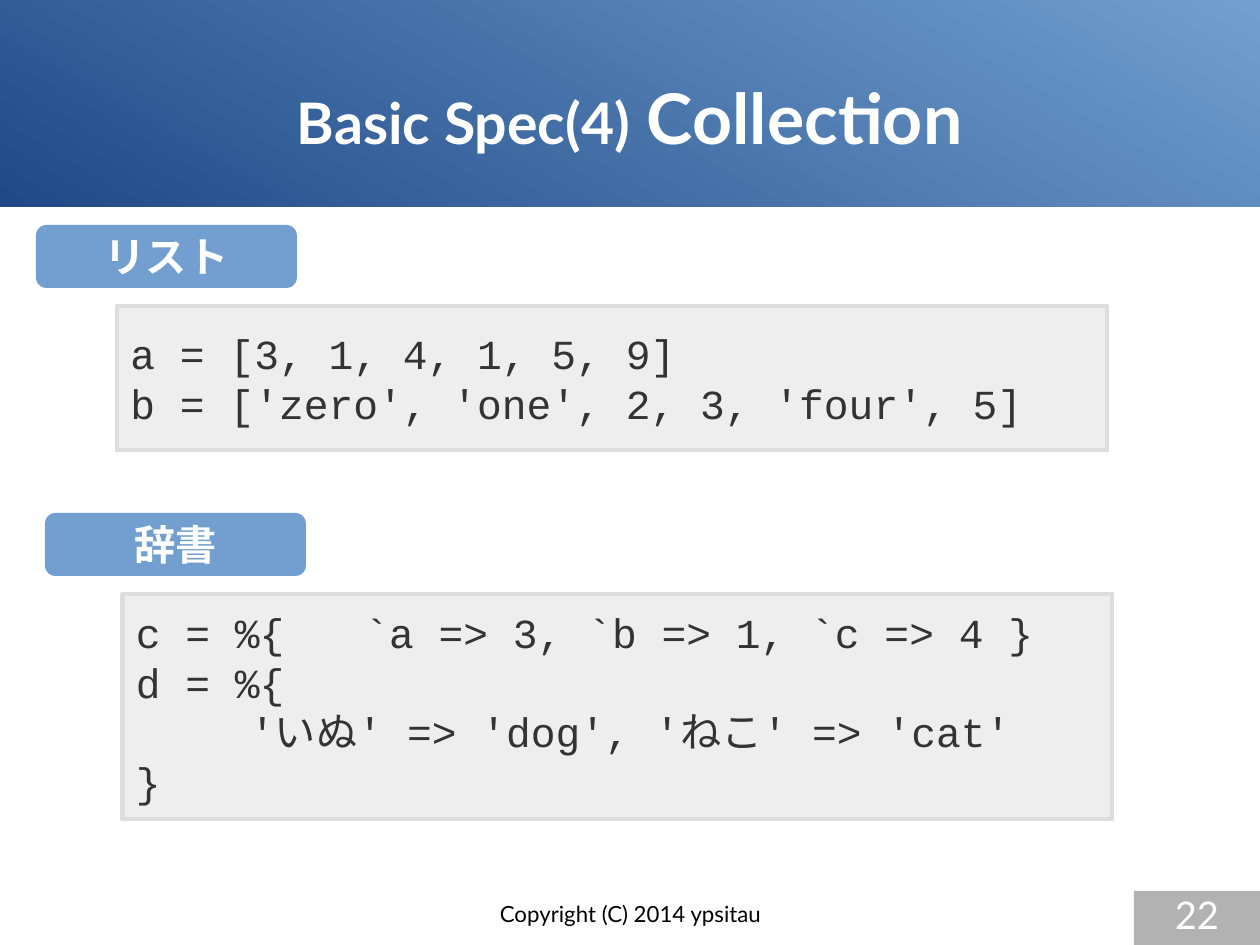
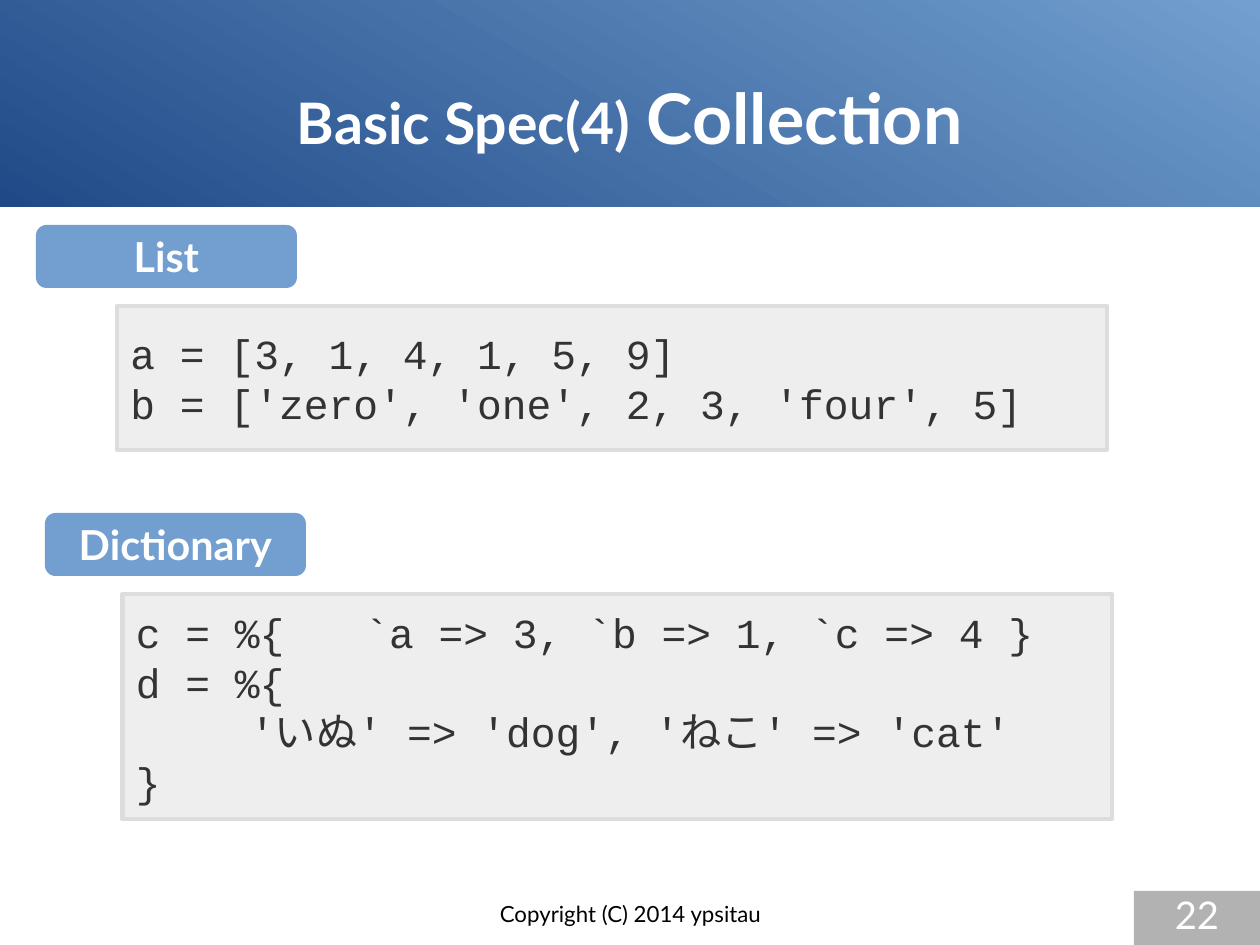
Before and after one commit to gura-lang/gura-doc, a slide deck: slide 22 of presentation/gura-introduction-e.odp. Drawn at 1260x945 pixels with LibreOffice and Linux fonts; fonts in the diff are those of the drawing. Boxes give left, top, right and bottom in pixels: in the first picture for what was removed or moved away, otherwise in the second. Text is boxed around its words. In the diff, an @@ line names an element or a change of style, - is before the commit and + after.

```diff
--- a/presentation/gura-introduction-e.odp
+++ b/presentation/gura-introduction-e.odp
@@ text in rounded rectangle at bbox=[134, 241, 199, 273]: text changed @@
-リスト
+List
@@ text in rounded rectangle at bbox=[79, 529, 272, 567]: text changed @@
-辞書
+Dictionary
```
Also in this commit, not shown: 26 other slides changed, 4 slides added, 4 slides removed.
